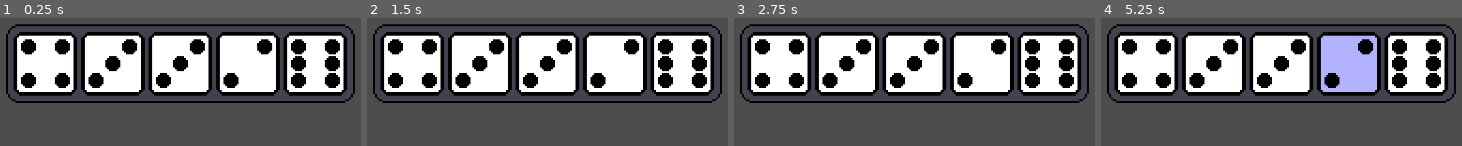
Above: before the commit, frames 1-4 (left to right).
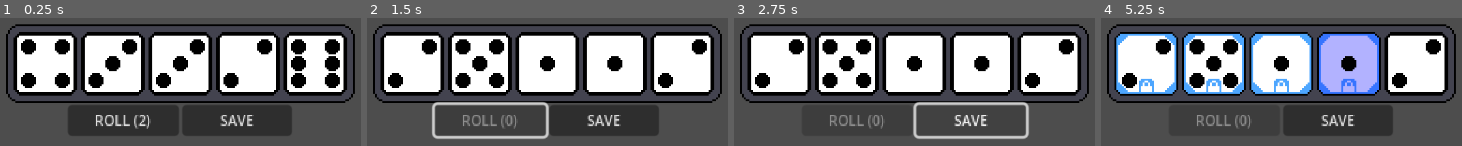
Above: after the commit, the same moments.

Repository: MicCode/yamsatro
Game: Godot game, scene res://main/main.tscn
The game is run twice, just before and just after one commit, with the same random seed, the same clock (stepped at 60 frames per second) and the same inputs.
Inputs (mouse positions are in pixels of both pictures, inside the frame that each line leads up to):
- Up to frame 1 (0.25 s): no input
- Up to frame 2 (1.5 s): click (489, 120) at 0.5 s, where only the run after the commit has a clickable "ROLL (2)"; click (489, 120) at 1.25 s, where only the run after the commit has a clickable "ROLL (1)"
- Up to frame 3 (2.75 s): click (972, 120) at 2 s, where only the run after the commit has a clickable "SAVE"
- Up to frame 4 (5.25 s): click (1147, 64) at 2.75 s; click (1212, 64) at 3.5 s; click (1281, 64) at 4.25 s; click (1350, 64) at 5 s

The runs differ from the first frame. In frame 1, 14% of the frame differs, in the area x 18-81%, y 67-93%; in frame 2, 15%; in frame 3, 8.4%; in frame 4, 20%, in the area x 4-95%, y 12-93%.

Commit message:
feat: added limit to number of time it is allowed to reroll

Diff:
--- a/scenes/DiceTray.tscn
+++ b/scenes/DiceTray.tscn
@@ -77,3 +77,25 @@
 offset_top = 5.0
 offset_right = 181.0
 offset_bottom = 37.0
+
+[node name="RollButton" type="Button" parent="."]
+unique_name_in_owner = true
+layout_mode = 0
+offset_left = 33.0
+offset_top = 43.0
+offset_right = 112.0
+offset_bottom = 65.0
+scale = Vector2(0.75, 0.75)
+theme_override_font_sizes/font_size = 10
+text = "ROLL"
+
+[node name="StopButton" type="Button" parent="."]
+offset_left = 94.0
+offset_top = 43.0
+offset_right = 172.0
+offset_bottom = 65.0
+scale = Vector2(0.75, 0.75)
+theme_override_font_sizes/font_size = 10
+text = "SAVE"
+
+[connection signal="pressed" from="RollButton" to="." method="_on_roll_button_pressed"]
--- a/scenes/dice_tray.gd
+++ b/scenes/dice_tray.gd
@@ -1,6 +1,7 @@
 extends TextureRect
 
 var possible_faces = DieFace.load_from_json()
+var remaining_rolls = 3
 
 func _ready() -> void:
 	roll_all()
@@ -9,9 +10,15 @@
 	pass
 
 func roll_all():
-	for die in get_all_dice():
-		if !die.locked:
-			die.roll(possible_faces)
+	if remaining_rolls > 0:
+		var some_rolled = false
+		for die in get_all_dice():
+			if !die.locked:
+				die.roll(possible_faces)
+				some_rolled = true
+		if some_rolled:
+			change_roll_count(remaining_rolls - 1)
+
 
 func get_all_dice() -> Array[Die]:
 	var dice: Array[Die] = []
@@ -23,3 +30,15 @@
 func on_die_pressed(die: Die):
 	die.lock()
 	pass
+
+func change_roll_count(count: int):
+	remaining_rolls = count
+	if remaining_rolls <= 0:
+		%RollButton.disabled = true
+	else:
+		%RollButton.disabled = false
+	%RollButton.text = str("ROLL (%s)" % remaining_rolls)
+
+
+func _on_roll_button_pressed() -> void:
+	roll_all()
--- a/scenes/die.gd
+++ b/scenes/die.gd
@@ -24,6 +24,10 @@
 	change_visual_state()
 
 func change_visual_state():
+	if locked:
+		%lock.show()
+	else:
+		%lock.hide()
 	if hovered:
 		modulate = Color(0.7, 0.7, 1.0)
 	else:
--- a/scenes/die.tscn
+++ b/scenes/die.tscn
@@ -1,8 +1,9 @@
-[gd_scene load_steps=4 format=3 uid="uid://dpknk013ekr63"]
+[gd_scene load_steps=5 format=3 uid="uid://dpknk013ekr63"]
 
 [ext_resource type="Texture2D" uid="uid://dn6677idswug6" path="res://assets/die/die-body.png" id="1_hvcds"]
 [ext_resource type="Script" uid="uid://dvp8bxx7vf4dd" path="res://scenes/die.gd" id="1_kw4wr"]
 [ext_resource type="Texture2D" uid="uid://cfgrlxbg8f63f" path="res://assets/die/die-6.png" id="2_kw4wr"]
+[ext_resource type="Texture2D" uid="uid://b77h70o5chh0c" path="res://assets/Locked.png" id="4_e5bsa"]
 
 [node name="Die" type="TextureButton"]
 anchors_preset = -1
@@ -23,5 +24,10 @@
 position = Vector2(16, 16)
 texture = ExtResource("2_kw4wr")
 
+[node name="lock" type="Sprite2D" parent="."]
+unique_name_in_owner = true
+position = Vector2(16, 16)
+texture = ExtResource("4_e5bsa")
+
 [connection signal="mouse_entered" from="." to="." method="_on_mouse_entered"]
 [connection signal="mouse_exited" from="." to="." method="_on_mouse_exited"]
Not shown, added: README.md
